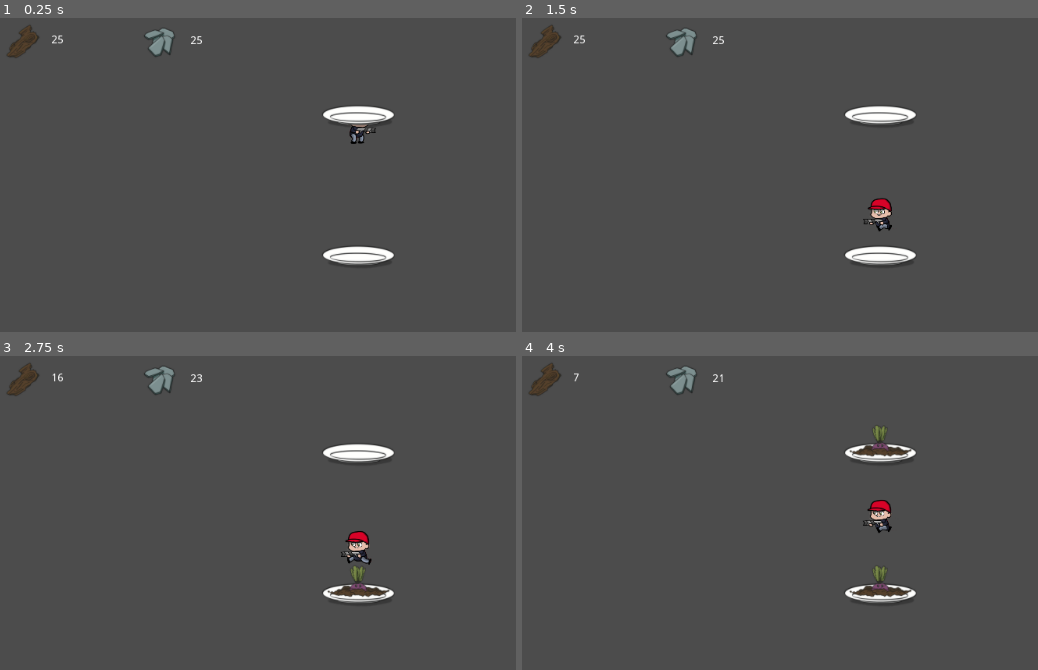
Above: before the commit, frames 1-4 (two rows, left to right).
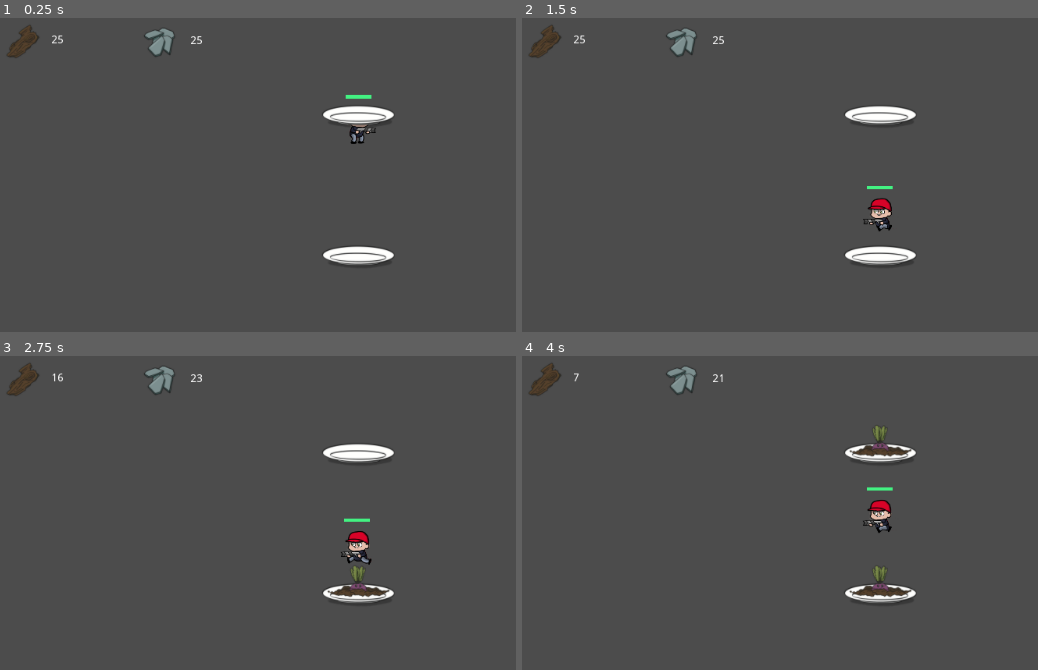
Above: after the commit, the same moments.

Repository: 1501-Intro-To-Game-Design/1501-final-project-2022-the-team-that-is-going-to-kill-thanos
Game: Godot game, scene res://Scenes/LevelScenes/Level.tscn
Two runs of this game, one before a commit and one after it. Both use one fixed random seed, a clock stepped at 60 frames per second and the inputs below. The engine's default icon, where the game draws it, is replaced by a stand-in: a white triangle on a blue panel in a dark square.
Inputs (mouse positions are in pixels of both pictures, inside the frame that each line leads up to):
- Up to frame 1 (0.25 s): no input
- Up to frame 2 (1.5 s): tap Enter at 0.5 s; drag from (878, 259) to (883, 121) at 0.52 s; drag from (878, 118) to (878, 259) at 1.27 s
- Up to frame 3 (2.75 s): move the mouse to (356, 626) at 2.02 s; click (356, 626) at 2.17 s
- Up to frame 4 (4 s): drag from (883, 582) to (878, 456) at 2.77 s; drag from (878, 487) to (934, 572) at 3.52 s

The runs differ from the first frame. In frame 1, less than 0.1% of the frame differs, in the area x 66-73%, y 24-26%; in frame 2, less than 0.1%; in frame 3, less than 0.1%; in frame 4, less than 0.1%.

Commit message:
Player Fights Enemies

Diff:
--- a/Garden Guardians/Scenes/EnemyScenes/Fork.tscn
+++ b/Garden Guardians/Scenes/EnemyScenes/Fork.tscn
@@ -13,7 +13,7 @@
 
 [node name="Unit" groups=["Enemies"] instance=ExtResource( 2 )]
 scale = Vector2( 0.2, 0.2 )
-groups_to_check = [ "Morsels", "Traps" ]
+groups_to_check = [ "Morsels", "Traps", "Player" ]
 max_health = 5
 damage = 3
 attackSpeed = 1.2
--- a/Garden Guardians/Scenes/Player.tscn
+++ b/Garden Guardians/Scenes/Player.tscn
@@ -1,9 +1,11 @@
-[gd_scene load_steps=7 format=2]
+[gd_scene load_steps=13 format=2]
 
 [ext_resource path="res://Scripts/Player.gd" type="Script" id=1]
 [ext_resource path="res://Sprites/Player Sprites/Gravity Boy Run 1.png" type="Texture" id=2]
 [ext_resource path="res://Sprites/Player Sprites/Gravity Boy Stand.png" type="Texture" id=3]
 [ext_resource path="res://Sprites/Player Sprites/Gravity Boy Run 3.png" type="Texture" id=4]
+[ext_resource path="res://Sprites/Player Sprites/Gravestone (TEMP).png" type="Texture" id=5]
+[ext_resource path="res://Sounds/Burbs/Hit.wav" type="AudioStream" id=6]
 
 [sub_resource type="SpriteFrames" id=1]
 animations = [ {
@@ -16,19 +18,37 @@
 "loop": true,
 "name": "Standing",
 "speed": 5.0
+}, {
+"frames": [ ExtResource( 5 ) ],
+"loop": true,
+"name": "Dead",
+"speed": 5.0
 } ]
 
 [sub_resource type="CircleShape2D" id=2]
 radius = 360.089
 
+[sub_resource type="CircleShape2D" id=3]
+radius = 116.069
+
+[sub_resource type="CircleShape2D" id=4]
+radius = 116.0
+
+[sub_resource type="StyleBoxFlat" id=5]
+bg_color = Color( 0.266667, 0.952941, 0.513726, 1 )
+
+[sub_resource type="StyleBoxFlat" id=6]
+bg_color = Color( 0.956863, 0.352941, 0.352941, 1 )
+
 [node name="Player" type="KinematicBody2D" groups=["Player"]]
 scale = Vector2( 0.25, 0.25 )
 script = ExtResource( 1 )
 speed = 20
+sounds = [ ExtResource( 6 ) ]
 
 [node name="AnimatedSprite" type="AnimatedSprite" parent="."]
 frames = SubResource( 1 )
-animation = "Running"
+animation = "Dead"
 
 [node name="PickUp" type="Area2D" parent="." groups=["Player"]]
 collision_layer = 32769
@@ -37,4 +57,36 @@
 [node name="CollisionShape2D" type="CollisionShape2D" parent="PickUp"]
 shape = SubResource( 2 )
 
+[node name="CollisionShape2D" type="CollisionShape2D" parent="."]
+shape = SubResource( 3 )
+
+[node name="Respawn" type="Timer" parent="."]
+wait_time = 5.0
+one_shot = true
+
+[node name="CombatRange" type="Area2D" parent="."]
+
+[node name="CollisionShape2D" type="CollisionShape2D" parent="CombatRange"]
+shape = SubResource( 4 )
+
+[node name="Attack" type="Timer" parent="."]
+
+[node name="AudioStreamPlayer2D" type="AudioStreamPlayer2D" parent="."]
+
+[node name="Health" type="ProgressBar" parent="."]
+margin_left = -68.0
+margin_top = -140.0
+margin_right = 64.0
+margin_bottom = -122.0
+custom_styles/fg = SubResource( 5 )
+custom_styles/bg = SubResource( 6 )
+percent_visible = false
+__meta__ = {
+"_edit_use_anchors_": false
+}
+
 [connection signal="animation_finished" from="AnimatedSprite" to="." method="_on_AnimatedSprite_animation_finished"]
+[connection signal="timeout" from="Respawn" to="." method="_on_Respawn_timeout"]
+[connection signal="body_entered" from="CombatRange" to="." method="_on_CombatRange_body_entered"]
+[connection signal="body_exited" from="CombatRange" to="." method="_on_CombatRange_body_exited"]
+[connection signal="timeout" from="Attack" to="." method="_on_Attack_timeout"]
--- a/Garden Guardians/Scripts/Player.gd
+++ b/Garden Guardians/Scripts/Player.gd
@@ -4,52 +4,76 @@
 var destination = Vector2.ZERO
 var direction = Vector2.ZERO
 export var speed = 1
+export var max_health = 10
+var current_health = 1
+export var attackSpeed = 2
+export var damage = 2
+
+var target
+var inactive_targets = []
 
 var moving = false;
 var clicked = false;
+var alive = true
+var inCombat = false
 
 #Resources
 var items = []
 
+#SOUNDS STUFF
+export (Array, Resource) var sounds
+export (Array, Resource) var movingSounds
+var rng = RandomNumberGenerator.new()
+
 # Called when the node enters the scene tree for the first time.
 func _ready():
-	pass # Replace with function body.
+	current_health = max_health
+	$Attack.wait_time = attackSpeed
+	$Health.max_value = max_health
+	$Health.value = current_health
 
 
 # Called every frame. 'delta' is the elapsed time since the previous frame.
 func _process(delta):
-	if moving:
-		$AnimatedSprite.play()
+	if alive:
+		checkInCombat()
+
+		if moving:
+			$AnimatedSprite.play()
+		else:
+			$AnimatedSprite.animation = "Standing"
+			$AnimatedSprite.stop()
+
+		if direction.x >= 0 and moving: #moving right
+			$AnimatedSprite.animation = "Running"
+			$AnimatedSprite.flip_h = false
+		elif direction.x < 0: #moving left
+			$AnimatedSprite.animation = "Running"
+			$AnimatedSprite.flip_h = true
+
+		var distance = sqrt(pow((destination.x - self.global_position.x), 2) + pow((destination.y - self.global_position.y), 2))
+		if moving and distance < 2: #if you've arrived
+			moving = false
+		#MOVEMENT STUFF
+		if moving:
+			position += direction.normalized() * speed * delta * 10
 	else:
-		$AnimatedSprite.animation = "Standing"
+		$AnimatedSprite.animation = "Dead"
 		$AnimatedSprite.stop()
-
-	if direction.x >= 0 and moving: #moving right
-		$AnimatedSprite.animation = "Running"
-		$AnimatedSprite.flip_h = false
-	elif direction.x < 0: #moving left
-		$AnimatedSprite.animation = "Running"
-		$AnimatedSprite.flip_h = true
-
-	var distance = sqrt(pow((destination.x - self.global_position.x), 2) + pow((destination.y - self.global_position.y), 2))
-	if moving and distance < 2: #if you've arrived
-		moving = false
-	#MOVEMENT STUFF
-	if moving:
-		position += direction.normalized() * speed * delta * 10
 
 
 
 func _input(event):
-   # Mouse in viewport coordinates.
-	if event is InputEventMouseButton:
-		if !clicked:
-			destination = event.position
-			direction = destination - position
-			clicked = true
-			moving = true;
-		else:
-			clicked = false
+	if alive:
+	   # Mouse in viewport coordinates.
+		if event is InputEventMouseButton:
+			if !clicked:
+				destination = event.position
+				direction = destination - position
+				clicked = true
+				moving = true;
+			else:
+				clicked = false
 
 
 
@@ -59,7 +83,88 @@
 
 
 func _on_PickUp_area_entered(area:Area2D): #Resources
-	var item = area.get_parent()
-	if item.is_in_group("Resources"):
-		item._pulled(self)
-		items.append(item)
+	if alive:
+		var item = area.get_parent()
+		if item.is_in_group("Resources"):
+			item._pulled(self)
+			items.append(item)
+
+func checkInCombat():
+	if inCombat:
+		if not is_instance_valid(target):
+			on_combat_end()
+
+func battle_action(dmg):
+	change_health(-1 * dmg)
+
+func change_health(change):
+	current_health += change;
+	$Health.value = current_health
+	if(current_health <= 0):
+		die()
+	if(current_health > max_health):
+		current_health = max_health
+
+func die():
+	alive = false
+	on_combat_end()
+	current_health = 0
+	$Health.value = current_health
+	$Health.visible = false
+	$Respawn.start()
+
+func _on_Respawn_timeout():
+	alive = true
+	current_health = max_health
+	$Health.value = current_health
+	$Health.visible = true
+	for enemy in inactive_targets:
+		checkType(enemy)
+		enemy.checkType(self)
+
+func _on_CombatRange_body_entered(body):
+	checkType(body)
+
+func checkType(body):
+	if ("Enemies" in body.get_groups()):
+		setTarget(body)
+
+func setTarget(body):
+	if alive:
+		if not inCombat:
+			if body.inCombat:
+				if body.target == self:
+					inCombat = true
+					target = body
+					$Attack.start()
+			else:
+				inCombat = true
+				target = body
+				$Attack.start()
+		else:
+			if not (body in inactive_targets):
+				inactive_targets.append(body)
+	else:
+		if not (body in inactive_targets):
+			inactive_targets.append(body)
+
+func _on_Attack_timeout():
+	if is_instance_valid(target):
+		rng.randomize()
+		$AudioStreamPlayer2D.stream = sounds[rng.randf_range(0, sounds.size())]
+		$AudioStreamPlayer2D.play()
+		target.battle_action(damage)
+
+func on_combat_end():
+	inCombat = false
+	$Attack.stop()
+	if alive:
+		for enemy in inactive_targets:
+			checkType(enemy)
+			enemy.checkType(self)
+
+func _on_CombatRange_body_exited(body):
+	if body in inactive_targets:
+		inactive_targets.remove(inactive_targets.find(body))
+	if body == target:
+		on_combat_end()
--- a/Garden Guardians/Scripts/Unit.gd
+++ b/Garden Guardians/Scripts/Unit.gd
@@ -56,7 +56,12 @@
 
 func checkInCombat():
 	if inCombat:
-		if is_instance_valid(target):
+		if "Player" in target.get_groups():
+			if not target.alive:
+				on_combat_end()
+			else:
+				current_speed = 0
+		elif is_instance_valid(target):
 			current_speed = 0
 		else:
 			on_combat_end()
@@ -71,20 +76,25 @@
 		if group == "Traps" and "Traps" in groups_to_check:
 			body.applyEffects($Enemy)
 		if (group == "Morsels" and "Morsels" in groups_to_check) or (group == "Enemies" and "Enemies" in groups_to_check):
-			if not inCombat:
-				if body.inCombat: #if target is in combat
-					if body.target == self: #if target's target is me
-						inCombat = true
-						target = body
-						$Attack.start()
-				else:
-					inCombat = true
-					target = body
-					$Attack.start()
-			else: #if not in combat
-				if not (body in inactive_targets):
-					inactive_targets.append(body)
-	pass
+			setTarget(body)
+		if (group == "Player" and "Player" in groups_to_check):
+			if body.alive:
+				setTarget(body)
+
+func setTarget(body):
+	if not inCombat:
+		if body.inCombat: #if target is in combat
+			if body.target == self: #if target's target is me
+				inCombat = true
+				target = body
+				$Attack.start()
+		else:
+			inCombat = true
+			target = body
+			$Attack.start()
+	else: #if I'm in combat
+		if not (body in inactive_targets):
+			inactive_targets.append(body)
 
 func prepareAttackTimer():
 	$Attack.wait_time = attackSpeed
@@ -138,3 +148,5 @@
 func _on_Area2D_body_exited(body):
 	if body in inactive_targets: #if body in array
 		inactive_targets.remove(inactive_targets.find(body))
+	if ("Player" in body.get_groups()) and (body == target):
+		on_combat_end()
Binary file added: Garden Guardians/Sprites/Player Sprites/Gravestone (TEMP).png
Not shown, added: Garden Guardians/Sprites/Player Sprites/Gravestone (TEMP).png.import
